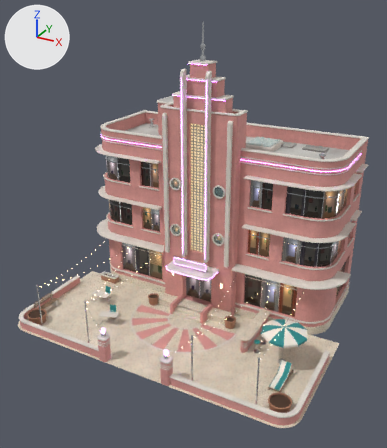
The glTF model public/assets/buildings/plot_deco_hotel.gltf: old version first, new version second.
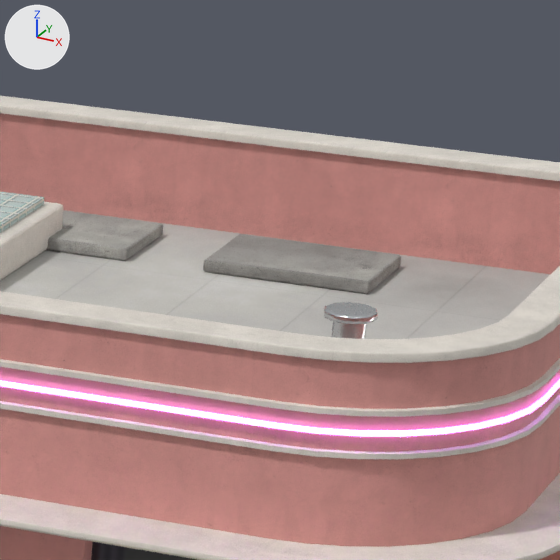
There are two pictures of each version: one whole from a 50 mm lens placed at (15.06, -27.09, 20.25), pointed at (0.37, -0.4, 6.9), one close up on the part from 71% to 91% of the width and 25% to 42% of the height. The lights are fixed; the arrows at upper left show +X, +Y and +Z. The last two pictures show the newer version. Where no turn or scale is listed for an object, it has been applied to the vertices. Vertices at exactly the same position are counted once.

Before the edit, the objects in view are built like this:
```python
me_plot_deco_hotel_mesh = bpy.data.meshes.new('plot_deco_hotel_mesh')
me_plot_deco_hotel_mesh.from_pydata(...)  # 13435 vertices, 23077 faces; spans x -9.7..9.7, y -7.0..8.2, z 0.0..18.6
me_plot_deco_hotel_mesh.materials.append(mat_terrazzo)
me_plot_deco_hotel_mesh.materials.append(mat_stucco)
me_plot_deco_hotel_mesh.materials.append(mat_interior)
me_plot_deco_hotel_mesh.materials.append(mat_metal)  # light grey #d9dcdf
me_plot_deco_hotel_mesh.materials.append(mat_trim)
me_plot_deco_hotel_mesh.materials.append(mat_roof)
me_plot_deco_hotel_mesh.materials.append(mat_neon_accent)  # pale blue #f5e7ff, glowing purple #d27bff
me_plot_deco_hotel_mesh.materials.append(mat_glass)  # greyish cyan #9fc3c4
me_plot_deco_hotel_mesh.materials.append(mat_planter)
me_plot_deco_hotel_mesh.materials.append(mat_soil)  # brown #4b3527
me_plot_deco_hotel_mesh.materials.append(mat_wood)
me_plot_deco_hotel_mesh.materials.append(mat_awning)
me_plot_deco_hotel_mesh.materials.append(mat_concrete)
me_plot_deco_hotel_mesh.materials.append(mat_glass_block)
me_plot_deco_hotel_mesh.materials.append(mat_bulb)  # pale yellow #fff3e2, glowing beige #ffd9a6
ob_plot_deco_hotel_mesh = bpy.data.objects.new('plot_deco_hotel_mesh', me_plot_deco_hotel_mesh)
ob_plot_deco_hotel_mesh.location = (0.0, 0.0, 0.0)
```
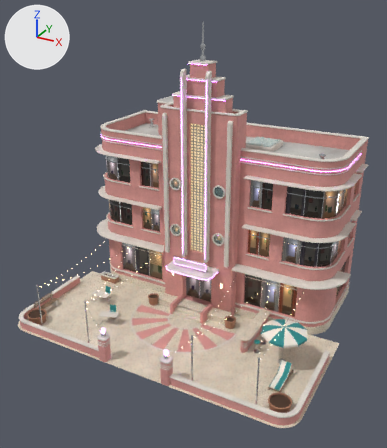
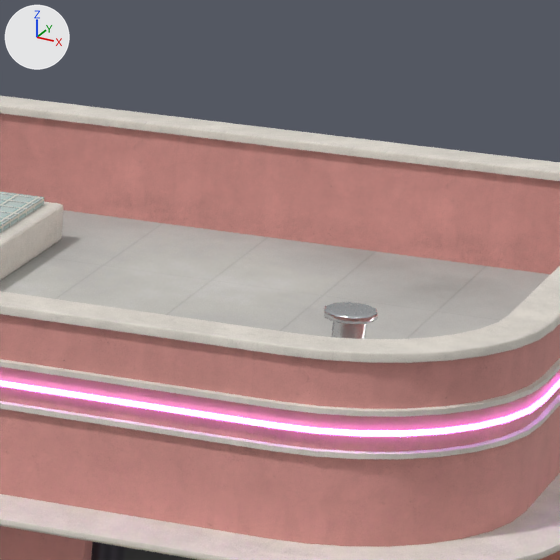
Location of each change, [x1, y1, x2, y2] in pixels of the close-ups (560 x 560 px):
part 1 of me_plot_deco_hotel_mesh, deleted: before [203, 234, 401, 294]
part 2 of me_plot_deco_hotel_mesh, deleted: before [46, 210, 163, 261]

Patch to the scene script:
```diff
--- a/public/assets/buildings/plot_deco_hotel.gltf.py
+++ b/public/assets/buildings/plot_deco_hotel.gltf.py
@@ me_plot_deco_hotel_mesh @@
 # used by ob_plot_deco_hotel_mesh; location = (0.0, 0.0, 0.0)
-me_plot_deco_hotel_mesh.from_pydata(...)  # 13435 vertices, 23077 faces; spans x -9.7..9.7, y -7.0..8.2, z 0.0..18.6
+me_plot_deco_hotel_mesh.from_pydata(...)  # 13383 vertices, 22989 faces; spans x -9.7..9.7, y -7.0..8.2, z 0.0..18.6
+# me_plot_deco_hotel_mesh part 1: the loose piece of 24 vertices spanning x 4.8..6.3, y 6.2..7.2, z 10.6..10.7 is deleted
+# me_plot_deco_hotel_mesh part 2: the loose piece of 24 vertices spanning x 2.7..4.2, y 6.2..7.2, z 10.6..10.7 is deleted
+# other edits to the shape of me_plot_deco_hotel_mesh do not show in these pictures
 me_plot_deco_hotel_mesh.materials.append(mat_terrazzo)
```
